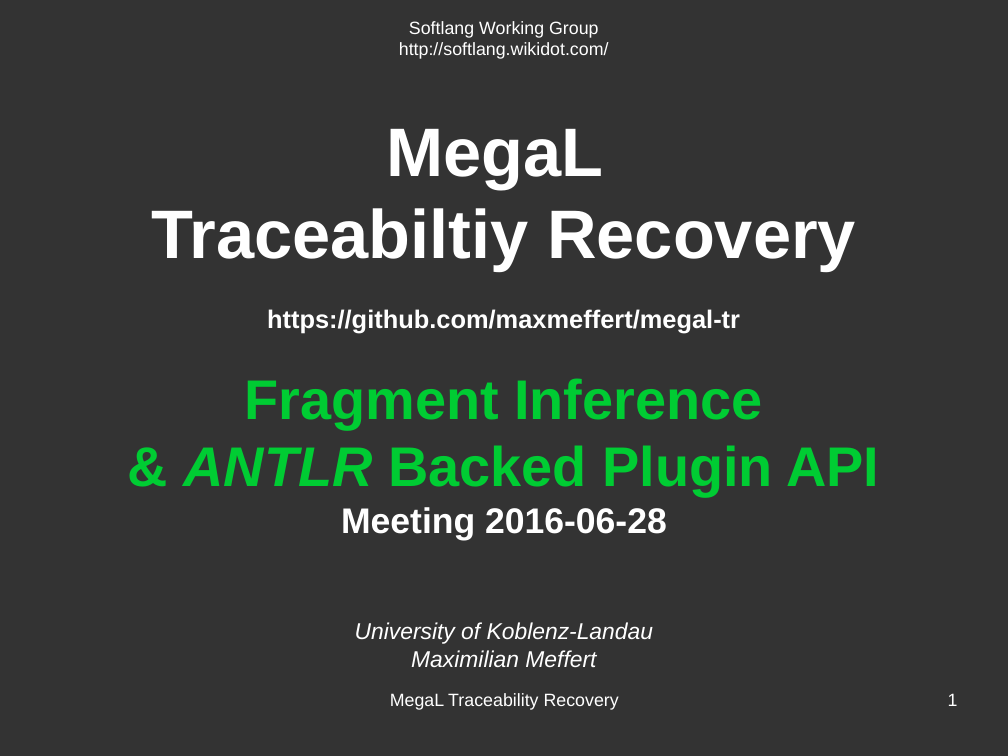
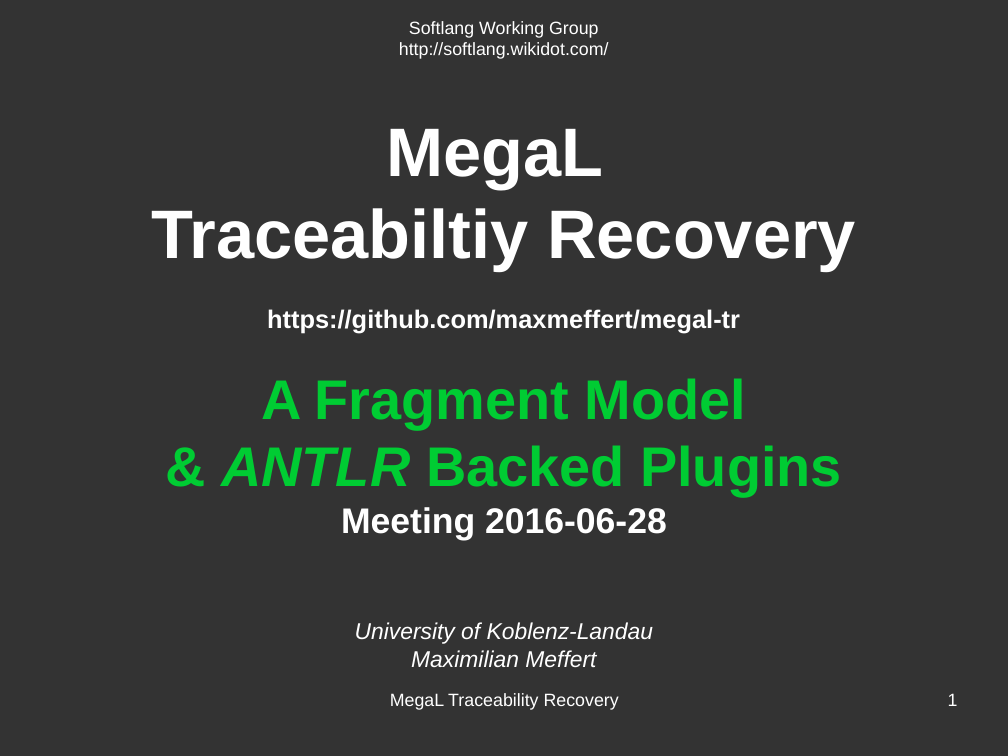
Before and after one commit to hayasam/megal-tr, a slide deck: slide 1 of slides/meeting-2016-06-28/meeting-2016-06-28.odp. Drawn at 1008x756 pixels with LibreOffice and Linux fonts; fonts in the diff are those of the drawing. Boxes give left, top, right and bottom in pixels: in the first picture for what was removed or moved away, otherwise in the second. Text is boxed around its words. In the diff, an @@ line names an element or a change of style, - is before the commit and + after.

```diff
--- a/slides/meeting-2016-06-28/meeting-2016-06-28.odp
+++ b/slides/meeting-2016-06-28/meeting-2016-06-28.odp
@@ subtitle at (221, 378, 841, 496): text changed @@
-Fragment Inference
-& ANTLR Backed Plugin API
+A Fragment Model
+& ANTLR Backed Plugins
```
Also in this commit, not shown: 10 other slides changed, 5 slides added, 5 slides removed, 1 other file.
